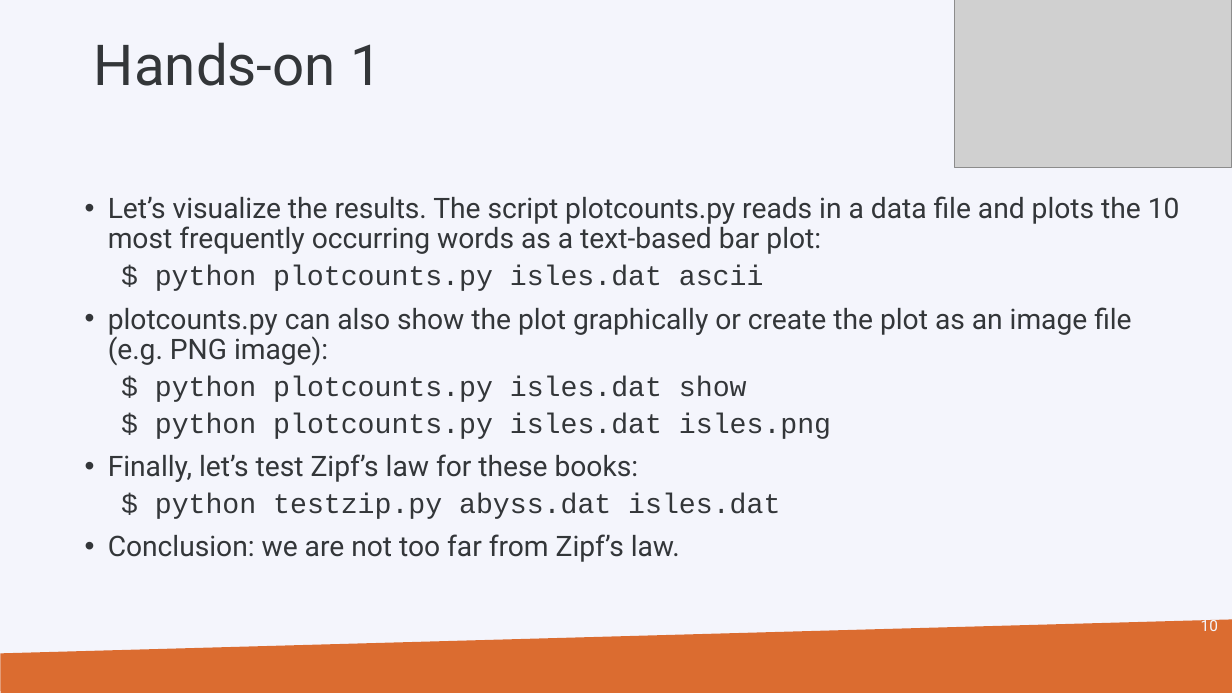
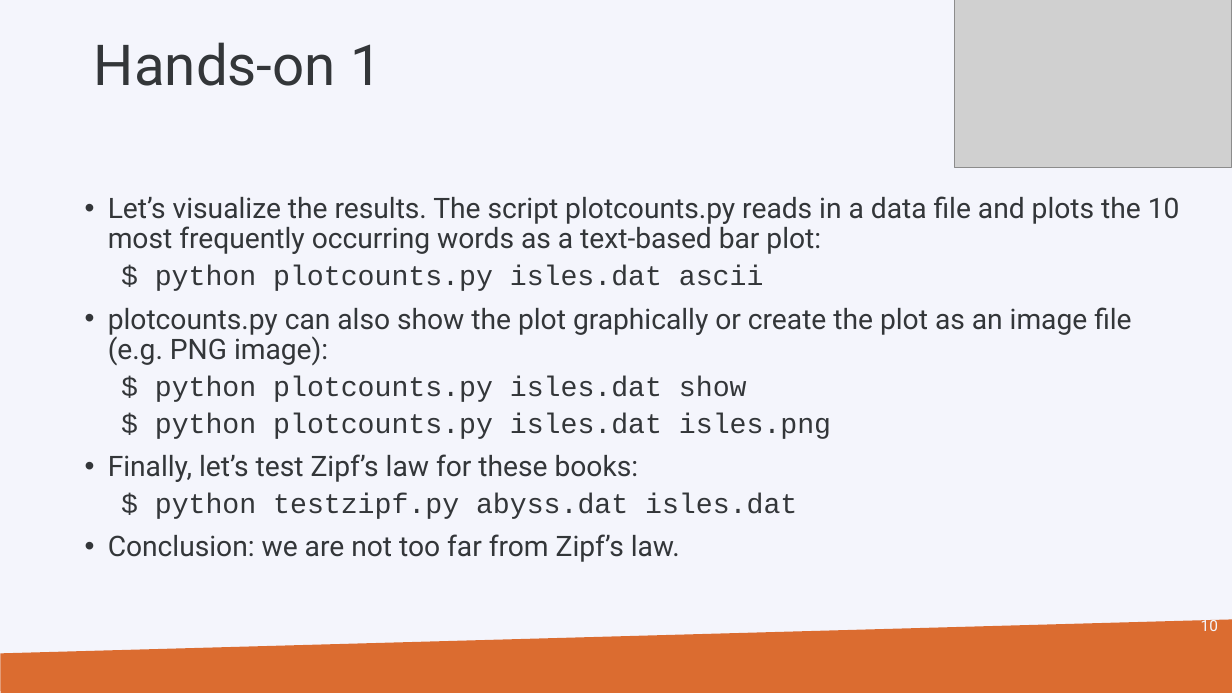
Before and after one commit to hpcleuven/Makefile-intro, a slide deck: slide 10 of Make.pptx. Drawn at 1232x693 pixels with LibreOffice and Linux fonts; fonts in the diff are those of the drawing; grey boxes stand for pictures; background and template pictures are left out. Boxes give left, top, right and bottom in pixels: in the first picture for what was removed or moved away, otherwise in the second. Text is boxed around its words. In the diff, an @@ line names an element or a change of style, - is before the commit and + after.

```diff
--- a/Make.pptx
+++ b/Make.pptx
@@ text at (x1=155, y1=493, x2=797, y2=519): text changed @@
-  $ python testzip.py abyss.dat isles.dat
+  $ python testzipf.py abyss.dat isles.dat
```
Also in this commit, not shown: 2 other slides changed, 1 other file.
